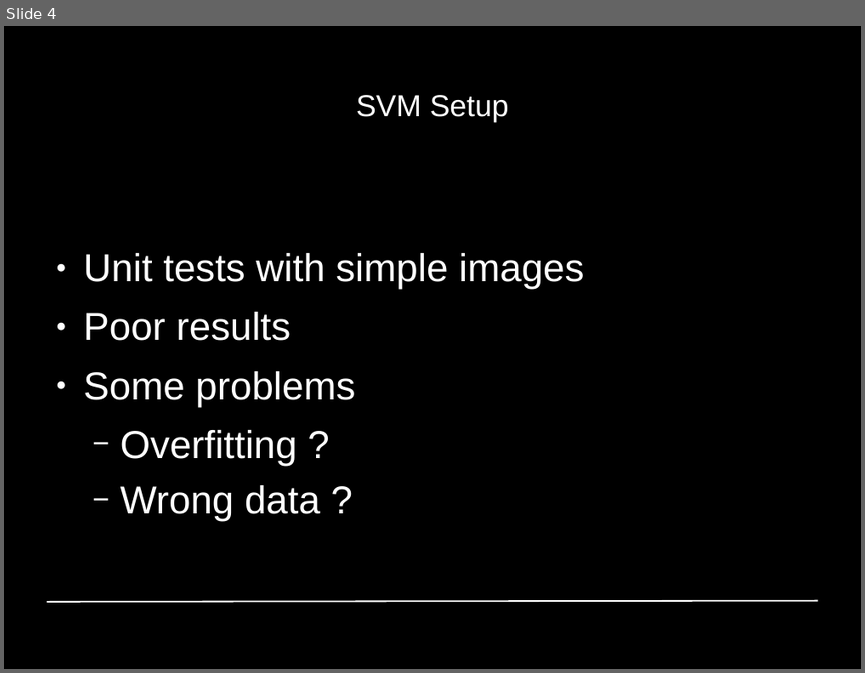
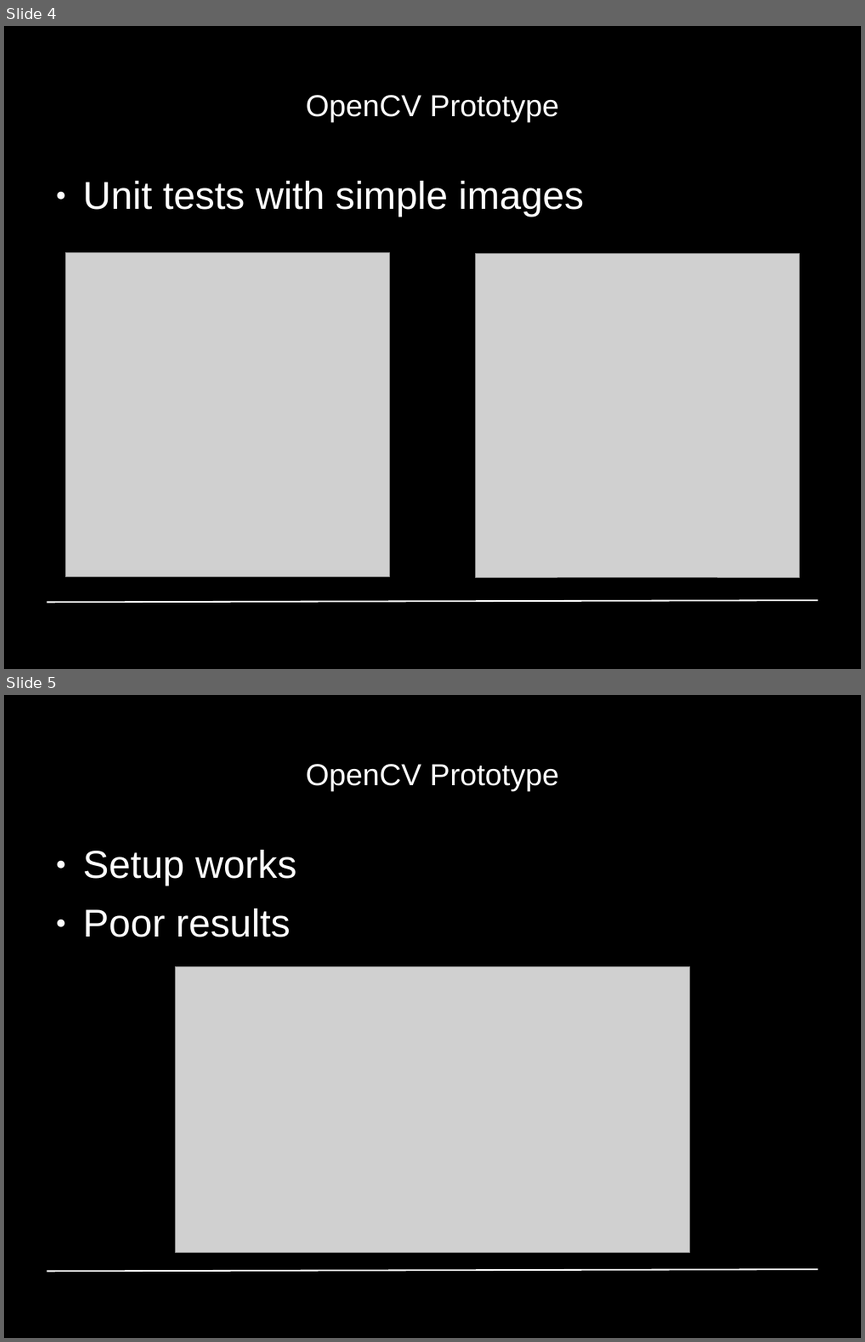
Before and after one commit to GiannisPapadopoulos/DiscriminativePatches, a slide deck: presentations/period1/MAI_Project1_Group4_stefan.ppt. Shown one above the other, each under a label of ours: slide 4 before the commit, slides 4 and 5 after it. The pictures are 865x673 and 865x1342 pixels, drawn with LibreOffice and Linux fonts; fonts in the diff are those of the drawing; grey boxes stand for pictures; background and template pictures are left out. Boxes give left, top, right and bottom in pixels: in the first picture for what was removed or moved away, otherwise in the second. Text is boxed around its words. In the diff, an @@ line names an element or a change of style, - is before the commit and + after.

```diff
--- a/presentations/period1/MAI_Project1_Group4_stefan.ppt
+++ b/presentations/period1/MAI_Project1_Group4_stefan.ppt
@@ slide 5 added at (4, 695, 861, 1338), background #000000; not listed: 1 template element that a slide beside it also shows @@
@@ title added at (306, 764, 559, 791), 28 pt, text #FFFFFF @@
+OpenCV Prototype
@@ text added at (83, 850, 296, 937), 36 pt, text #FFFFFF @@
+● Setup works
+● Poor results
@@ picture added at (175, 966, 689, 1252) @@
@@ slide 4 changed as well @@
@@ title at (306, 95, 559, 122): text changed @@
-SVM Setup
+OpenCV Prototype
@@ text "Unit tests with simple images" at (83, 181, 584, 216): vertical alignment middle to top @@
@@ picture added at (65, 252, 390, 577) @@
@@ picture added at (475, 253, 800, 578) @@
@@ text at (83, 312, 355, 521): paragraphs removed @@
-● Poor results
-● Some problems
-  − Overfitting ?
-  − Wrong data ?
```
Also in this commit, not shown: 1 other slide changed, 3 other slides added, 2 slides removed.
